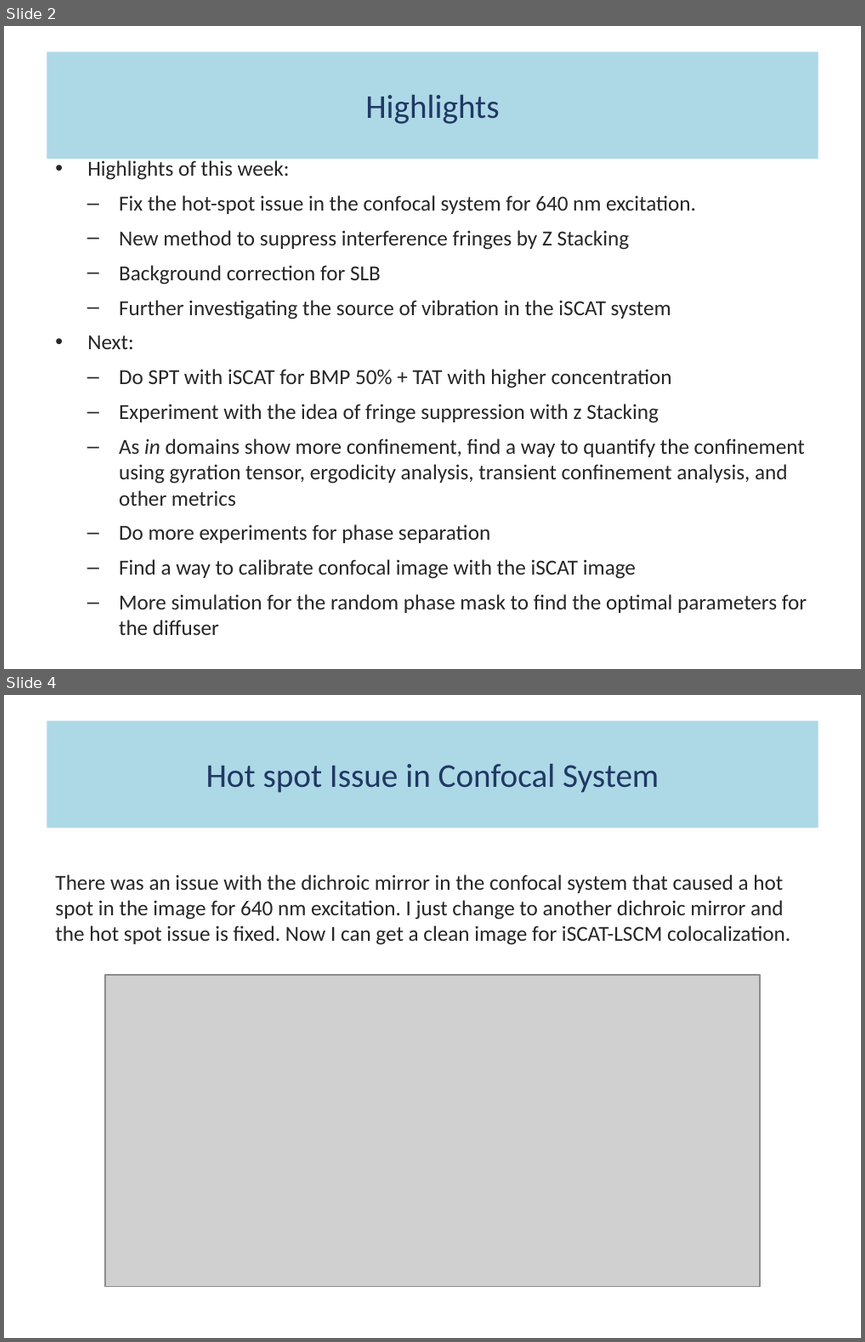
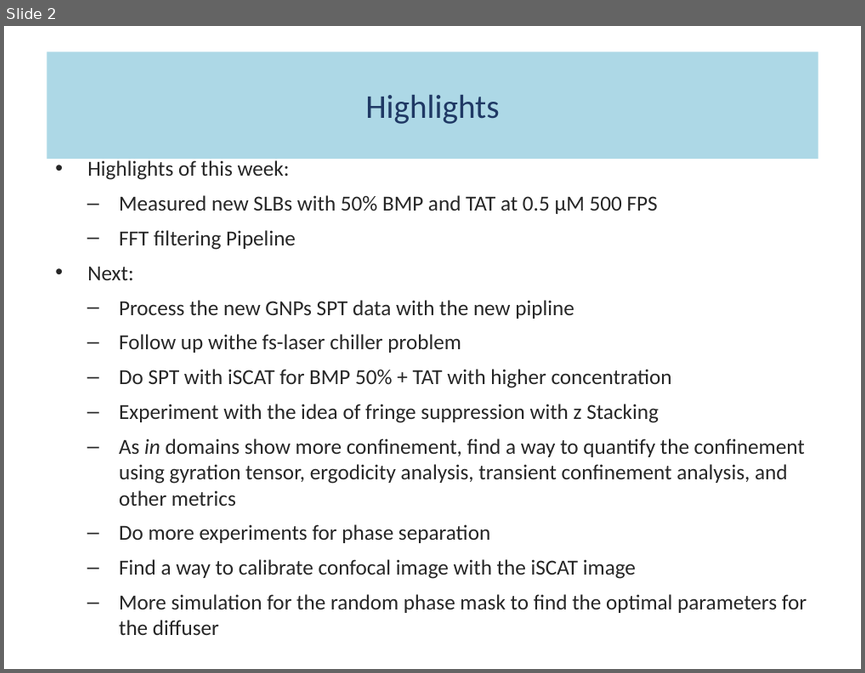
Before and after one commit to fathi0amir/ppt-with-quarto, a slide deck: main.pptx. Shown one above the other, each under a label of ours: slides 2 and 4 before the commit, slide 2 after it; the slides between them are not shown. The pictures are 865x1342 and 865x673 pixels, drawn with LibreOffice and Linux fonts; fonts in the diff are those of the drawing; grey boxes stand for pictures. Boxes give left, top, right and bottom in pixels: in the first picture for what was removed or moved away, otherwise in the second. Text is boxed around its words. In the diff, an @@ line names an element or a change of style, - is before the commit and + after.

```diff
--- a/main.pptx
+++ b/main.pptx
@@ slide 4 removed at (4, 695, 861, 1338), background #FFFFFF @@
@@ title removed at (46, 721, 818, 828) @@
-Hot spot Issue in Confocal System
@@ text removed at (55, 874, 790, 945) @@
-There was an issue with the dichroic mirror in the confocal system that caused a hot spot in the image for 640 nm excitation. I just change to another dichroic mirror and the hot spot issue is fixed. Now I can get a clean image for iSCAT-LSCM colocalization.
@@ picture removed at (105, 975, 760, 1287) @@
@@ slide 2 changed as well @@
@@ text at (119, 195, 658, 250): text changed @@
-  – Fix the hot-spot issue in the confocal system for 640 nm excitation.
-  – New method to suppress interference fringes by Z Stacking
-  – Background correction for SLB
-  – Further investigating the source of vibration in the iSCAT system
+  – Measured new SLBs with 50% BMP and TAT at 0.5 µM 500 FPS
+  – FFT filtering Pipeline
@@ text at (119, 300, 574, 352): paragraphs added @@
+  – Process the new GNPs SPT data with the new pipline
+  – Follow up withe fs-laser chiller problem
```
Also in this commit, not shown: 2 other slides changed, 5 slides added, 5 other slides removed, 3 other files.
